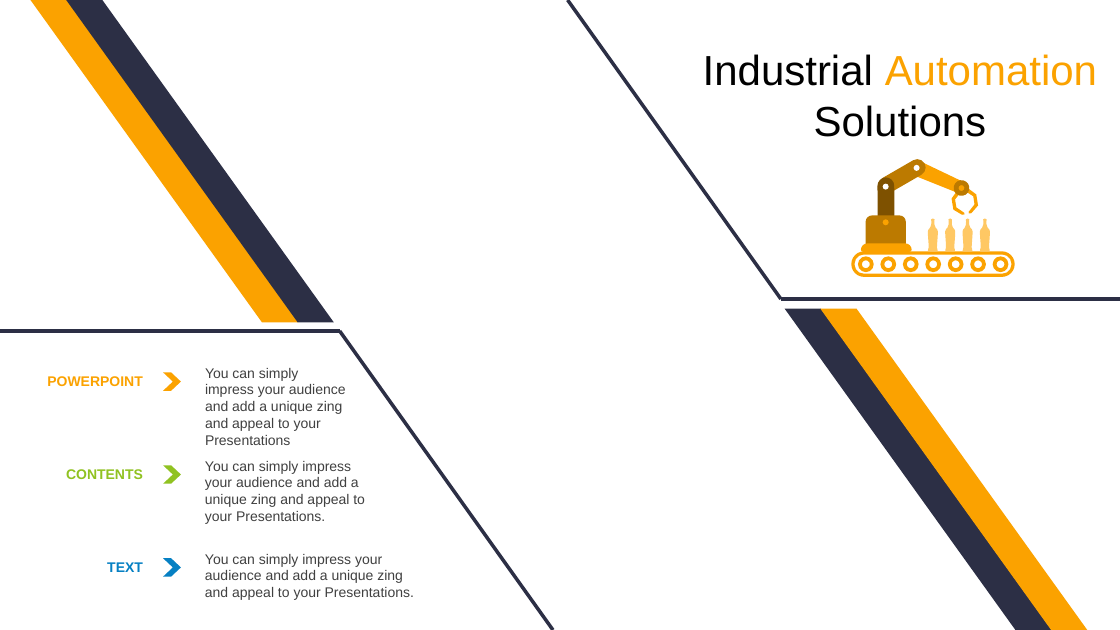
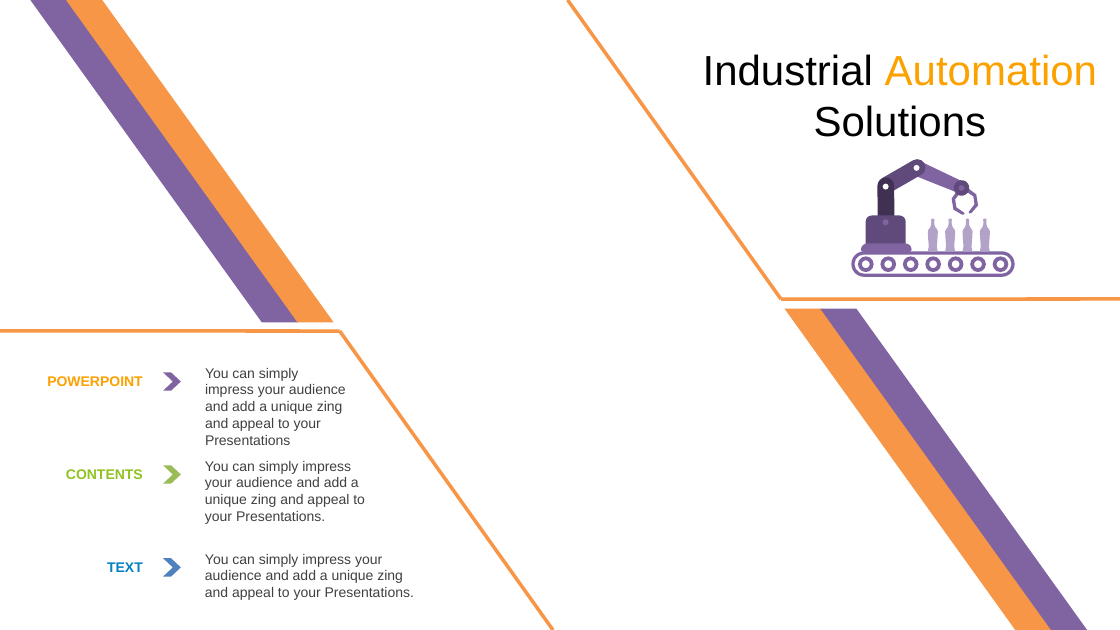
Before and after one commit to thanhlongvl/sportdemo, a slide deck: slide 15 of industry 4.0-Revolution-PowerPoint-Templates.pptx (slide 11 before the commit). Drawn at 1120x630 pixels with LibreOffice and Linux fonts; fonts in the diff are those of the drawing. Boxes give left, top, right and bottom in pixels: in the first picture for what was removed or moved away, otherwise in the second. Text is boxed around its words. In the diff, an @@ line names an element or a change of style, - is before the commit and + after.

```diff
--- a/industry 4.0-Revolution-PowerPoint-Templates.pptx
+++ b/industry 4.0-Revolution-PowerPoint-Templates.pptx
@@ parallelogram at <box>66,0,334,323</box>: fill #2C2F45 to #F79646 @@
@@ line (568, 0) - (781, 299): stroke #2C2F45 3 pt to #F79646 3 pt @@
@@ freeform shape at <box>856,174,916,236</box>: fill #7E5100 to #403152; outline redrawn @@
@@ rounded rectangle at <box>876,156,928,197</box>: fill #BC7A00 to #604A7B @@
@@ freeform shape at <box>913,165,920,171</box>: outline redrawn @@
@@ fill #FBA200 to #8064A2 in 7 elements at <box>30,0,298,323</box>, <box>952,190,965,215</box>, <box>860,243,912,252</box>, <box>163,372,181,391</box>, <box>820,308,1088,630</box>, <box>851,251,1014,276</box>, <box>913,161,967,196</box> @@
@@ freeform shape at <box>882,183,889,190</box>: outline redrawn @@
@@ freeform shape at <box>954,180,970,196</box>: fill #BC7A00 to #604A7B; outline redrawn @@
@@ freeform shape at <box>967,188,979,213</box>: fill #FBA200 to #8064A2; outline redrawn @@
@@ freeform shape at <box>865,215,906,248</box>: fill #BC7A00 to #604A7B; outline redrawn @@
@@ freeform shape at <box>882,219,889,226</box>: fill #FBA200 to #8064A2; outline redrawn @@
@@ freeform shape at <box>963,218,973,251</box>: fill #FFC864 to #B3A2C7 @@
@@ fill #FFC864 to #B3A2C7; outline redrawn in 3 elements at <box>928,218,939,251</box>, <box>945,218,955,251</box>, <box>981,218,991,251</box> @@
@@ fill #FBA200 to #8064A2; proportions changed in 7 elements at <box>858,256,874,272</box>, <box>881,256,897,272</box>, <box>903,256,919,272</box>, <box>926,256,942,272</box>, <box>948,256,964,272</box>, <box>970,256,986,272</box>, <box>993,256,1009,272</box> @@
@@ line (1120, 299) - (781, 299): stroke #2C2F45 3 pt to #F79646 3 pt @@
@@ parallelogram at <box>785,308,1053,630</box>: fill #2C2F45 to #F79646 @@
@@ line (0, 331) - (339, 331): stroke #2C2F45 3 pt to #F79646 3 pt @@
@@ line (553, 630) - (339, 331): stroke #2C2F45 3 pt to #F79646 3 pt @@
@@ chevron at <box>163,465,181,484</box>: fill #90C221 to #9BBB59 @@
@@ chevron at <box>163,559,181,577</box>: fill #0680C3 to #4F81BD @@
```
Also in this commit, not shown: 46 other slides changed, 3 slides added, 1 slide removed, 1 other file.
